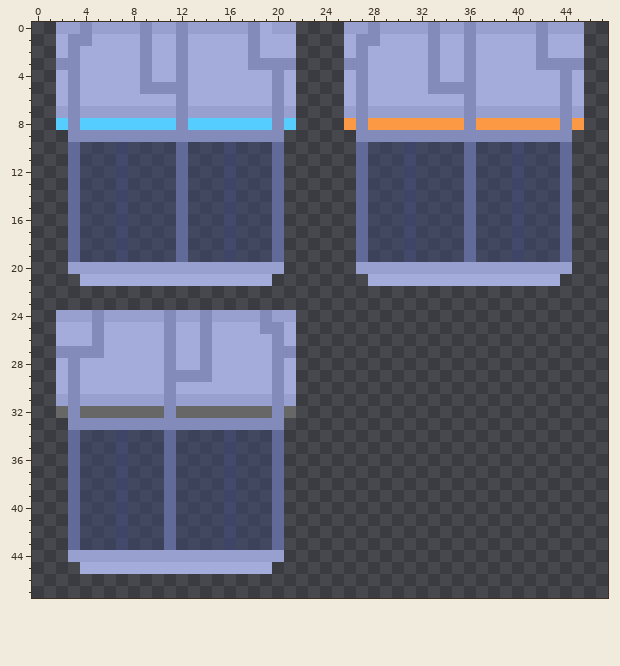
Pixel-art sprite: Pictures/prefabcube.png. Above: the version before the commit.
The file is 48x48 pixels.
New version:
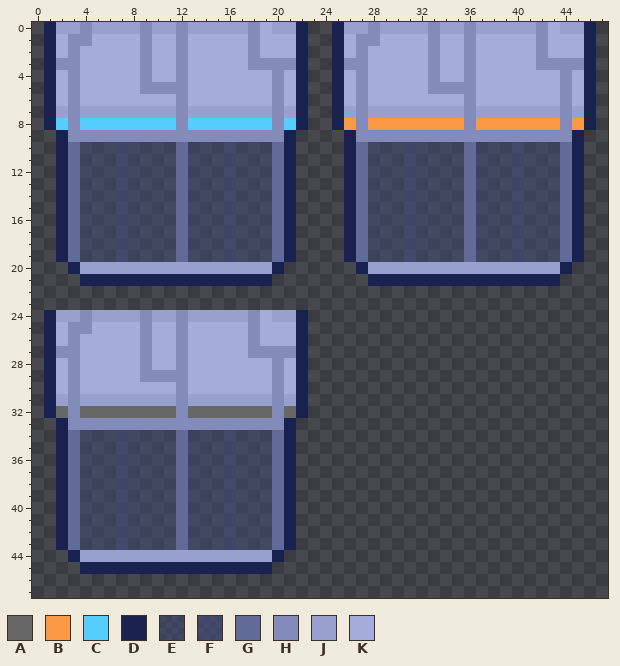
Palette (. is transparent): A #676767  B #fc9945  C #55ceff  D #182150  E #40497875  F #404978ad  G #616a99  H #828bba  J #97a0cf  K #a3acdb
Difference:
y 0: x 1 . -> D; x 22 . -> D; x 25 . -> D; x 43 J -> K; x 46 . -> D
y 1..8: x 1 . -> D; x 22 . -> D; x 25 . -> D; x 46 . -> D
y 9..19: x 2 . -> D; x 21 . -> D; x 26 . -> D; x 45 . -> D
y 20: x 3 J -> D; x 20 J -> D; x 27 J -> D; x 44 J -> D
y 21: x 4..19 KKKKKKKKKKKKKKKK -> DDDDDDDDDDDDDDDD; x 28..43 KKKKKKKKKKKKKKKK -> DDDDDDDDDDDDDDDD
y 24: x 1 . -> D; x 4..5 JH -> HJ; x 9 J -> H; x 11..12 HJ -> JH; x 14 H -> J; x 18..19 JH -> HK; x 22 . -> D
y 25: x 1 . -> D; x 3..5 KKH -> HHK; x 9 K -> H; x 11..12 HK -> KH; x 14 H -> K; x 18..20 KHH -> HKK; x 22 . -> D
y 26: x 1 . -> D; x 3 K -> H; x 5 H -> K; x 9 K -> H; x 11..12 HK -> KH; x 14 H -> K; x 18 K -> H; x 20 H -> K; x 22 . -> D
y 27: x 1 . -> D; x 4..5 HH -> KK; x 9 K -> H; x 11..12 HK -> KH; x 14 H -> K; x 18..19 KK -> HH; x 22 . -> D
y 28: x 1 . -> D; x 9 K -> H; x 11..12 HK -> KH; x 14 H -> K; x 22 . -> D
y 29: x 1 . -> D; x 9..10 KK -> HH; x 13..14 HH -> KK; x 22 . -> D
y 30: x 1 . -> D; x 11..12 HK -> KH; x 22 . -> D
y 31: x 1 . -> D; x 11..12 HJ -> JH; x 22 . -> D
y 32: x 1 . -> D; x 11..12 HA -> AH; x 22 . -> D
y 33: x 2 . -> D; x 21 . -> D
y 34..43: x 2 . -> D; x 11..12 GE -> EG; x 21 . -> D
y 44: x 3 J -> D; x 20 J -> D
y 45: x 4..19 KKKKKKKKKKKKKKKK -> DDDDDDDDDDDDDDDD
Where, in picture pixels (left, top, right, bottom), the same in both pictures:
changed: (44, 22, 596, 574)
